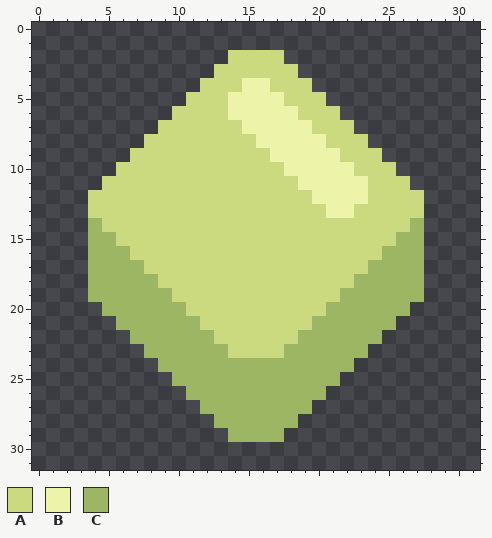
File history of a pixel-art sprite, core/assets-raw/sprites/items/item-plastanium.png. Above: the version before the commit.
The file is 32x32 pixels.
Palette (. is transparent): A #cbd97f  B #edf3a9  C #9cb664
Pixels before, first column x 4:
 2 ..........AAAA..........
 3 .........AAAAAA.........
 4 ........AAABBAAA........
 5 .......AAABBBBAAA.......
 6 ......AAAABBBBBAAA......
 7 .....AAAAAABBBBBAAA.....
 8 ....AAAAAAAABBBBBAAA....
 9 ...AAAAAAAAAABBBBBAAA...
10 ..AAAAAAAAAAAABBBBBAAA..
11 .AAAAAAAAAAAAAABBBBBAAA.
12 AAAAAAAAAAAAAAAABBBBAAAA
13 AAAAAAAAAAAAAAAAABBAAAAA
14 CAAAAAAAAAAAAAAAAAAAAAAC
15 CCAAAAAAAAAAAAAAAAAAAACC
16 CCCAAAAAAAAAAAAAAAAAACCC
17 CCCCAAAAAAAAAAAAAAAACCCC
18 CCCCCAAAAAAAAAAAAAACCCCC
19 CCCCCCAAAAAAAAAAAACCCCCC
20 .CCCCCCAAAAAAAAAACCCCCC.
21 ..CCCCCCAAAAAAAACCCCCC..
22 ...CCCCCCAAAAAACCCCCC...
23 ....CCCCCCAAAACCCCCC....
24 .....CCCCCCCCCCCCCC.....
25 ......CCCCCCCCCCCC......
26 .......CCCCCCCCCC.......
27 ........CCCCCCCC........
28 .........CCCCCC.........
29 ..........CCCC..........
After:
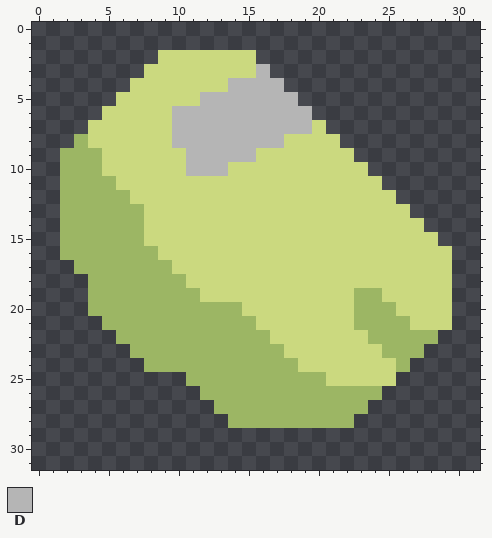
Colours new in this view: D #b5b5b5
Diff:
The edit adds colour A in row 2 at x 9 to 13; in row 3 at x 8 to 12; in row 4 at x 7 to 11; in row 5 at x 6 to 10; in row 6 at x 5 to 9; in row 7 at x 4 to 8.
The edit adds colour A in row 8 at x 4 to 7; in row 9 at x 5 to 6; in row 10 at x 5; in row 15 at x 28; in rows 16 to 19 at x 28 to 29; in rows 20 to 21 at x 27 to 29.
The edit adds colour A in row 23 at x 24; in row 24 at x 23 to 25; in row 25 at x 22 to 25.
Colour B gives way to colour A in row 8 at x 18 to 20; in row 9 at x 17 to 21; in row 10 at x 18 to 22; in row 11 at x 19 to 23; in row 12 at x 20 to 23; in row 13 at x 21 to 22.
Colour C gives way to colour A in row 14 at x 27; in row 15 at x 26 to 27; in row 16 at x 25 to 27; in row 17 at x 24 to 27; in row 18 at x 23 to 27; in row 19 at x 22 and 25 to 27.
Colour C gives way to colour A in row 20 at x 21 to 22 and 26; in row 21 at x 20 to 22; in row 22 at x 19 to 23; in row 23 at x 18 to 23; in row 24 at x 19 to 22; in row 25 at x 21.
The edit adds colour C in row 8 at x 3; in rows 9 to 11 at x 2 to 4; in rows 12 to 16 at x 2 to 3; in row 17 at x 3; in row 20 at x 4; in row 21 at x 5 and 26.
The edit adds colour C in row 22 at x 6 and 25 to 28; in row 23 at x 7 and 25 to 27; in row 24 at x 8 and 26; in row 26 at x 21 to 24; in row 27 at x 20 to 23; in row 28 at x 19 to 22.
Colour A gives way to colour C in row 11 at x 5; in row 12 at x 4 to 6; in row 13 at x 4 to 7; in row 14 at x 5 to 7; in row 15 at x 6 to 7; in row 16 at x 7 to 8.
Colour A gives way to colour C in row 17 at x 8 to 9; in row 18 at x 9 to 10; in row 19 at x 10 to 11; in row 20 at x 11 to 14; in row 21 at x 12 to 15; in row 22 at x 13 to 16.
Colour A gives way to colour C in row 23 at x 14 to 17.
Colour A gives way to colour D in row 3 at x 16; in row 4 at x 14 and 17; in row 5 at x 12 to 13 and 18; in row 6 at x 10 to 13 and 19; in row 7 at x 10 to 14; in row 8 at x 10 to 15.
Colour A gives way to colour D in row 9 at x 11 to 15; in row 10 at x 11 to 13.
Colour B gives way to colour D in row 4 at x 15 to 16; in row 5 at x 14 to 17; in row 6 at x 14 to 18; in row 7 at x 15 to 19; in row 8 at x 16 to 17.
Colour A is removed in row 2 at x 16 to 17; in row 3 at x 17 to 18; in row 4 at x 18 to 19; in row 5 at x 19 to 20; in row 6 at x 20 to 21; in row 7 at x 21 to 22.
Colour A is removed in row 8 at x 22 to 23; in row 9 at x 23 to 24; in row 10 at x 24 to 25; in row 11 at x 25 to 26; in row 12 at x 26 to 27; in row 13 at x 27.
Colour C is removed in row 25 at x 10; in row 26 at x 11; in row 27 at x 12; in row 28 at x 13; in row 29 at x 14 to 17.
Boxes around the changes in both pictures, in picture pixels (x1, y1, x2, y2):
changed: (60, 50, 452, 442)
